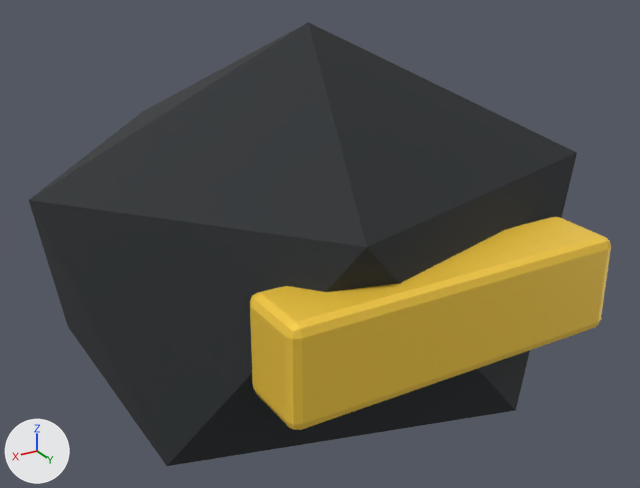
What one commit did to the glTF model assets/models/items/item-plutonium-waste/item-plutonium-waste_variant_d.glb.
The view is the same before and after, from a camera (50 mm lens) standing at (0.472, 0.81, 0.702) and looking at (-0.006, 0.014, 0.304). The lights are fixed; the arrows at lower left show +X, +Y and +Z. The older version comes first. Objects named as collision shapes, trigger or cutter boxes, shadow casters or lower levels of detail are left out. Where no turn or scale is listed for an object, it has been applied to the vertices.

Names of what the first picture shows: 'Material chunk', 'Variant modular rail'.
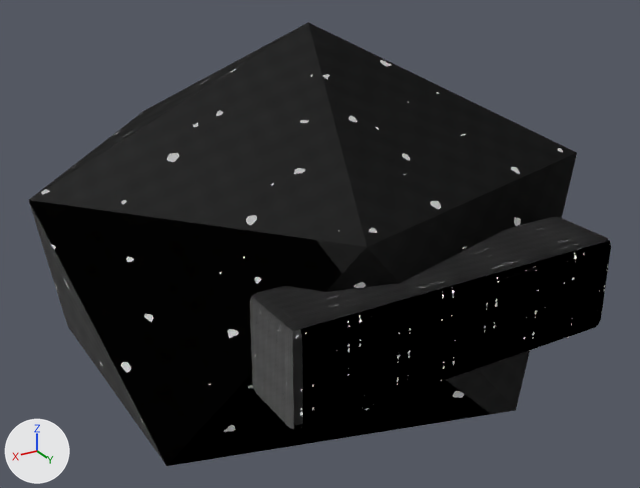
The newer file is also turned or shifted as a whole; pictures and numbers use the older file's frame.

What changed in the scene script:
```text
Add img_metal_roughness:
    img_metal_roughness = load_image('metal_roughness', '_unpacked/metal_roughness', 256, 256, 'Non-Color')
Add img_metal_albedo:
    img_metal_albedo = load_image('metal_albedo', '_unpacked/metal_albedo', 256, 256, 'sRGB')
Add img_metal_height:
    img_metal_height = load_image('metal_height', '_unpacked/metal_height', 256, 256, 'Non-Color')
Add img_rubber_roughness:
    img_rubber_roughness = load_image('rubber_roughness', '_unpacked/rubber_roughness', 256, 256, 'Non-Color')
Add img_rubber_albedo:
    img_rubber_albedo = load_image('rubber_albedo', '_unpacked/rubber_albedo', 256, 256, 'sRGB')
Add img_rubber_height:
    img_rubber_height = load_image('rubber_height', '_unpacked/rubber_height', 256, 256, 'Non-Color')
Change mat_item_rubber:
    remove # nodes: BsdfPrincipled, OutputMaterial
    remove # colours: black #24292c
    nodes: BsdfPrincipled, Math, NormalMap, OutputMaterial, SeparateColor, TexImage x3
    uses the picture img_rubber_albedo
    uses the picture img_rubber_height
    uses the picture img_rubber_roughness
Change mat_item_safety_yellow:
    remove # nodes: BsdfPrincipled, OutputMaterial
    remove # colours: yellow #ffd345
    nodes: BsdfPrincipled, Math, NormalMap, OutputMaterial, SeparateColor, TexImage x3
    uses the picture img_metal_albedo
    uses the picture img_metal_height
    uses the picture img_metal_roughness
```

Where the change shows, as pixel boxes (x1, y1, x2, y2) in the pictures (640 x 488 px):
'Material chunk', surface changed (darker): (29, 22, 577, 466) in both
'Variant modular rail', surface changed (yellow to black): (250, 217, 611, 430) in both
